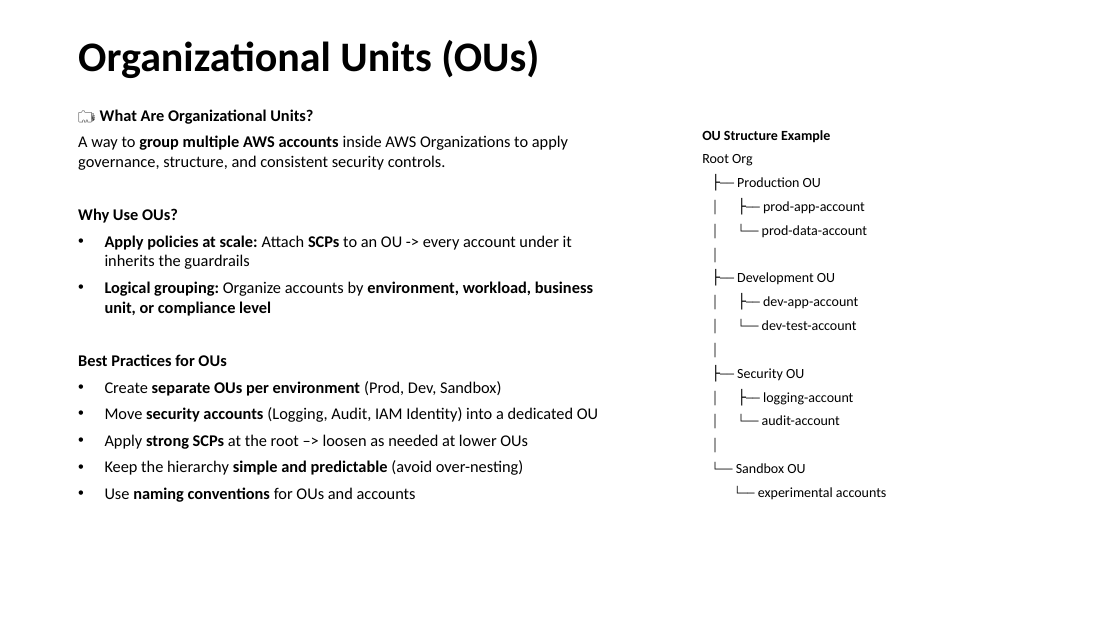
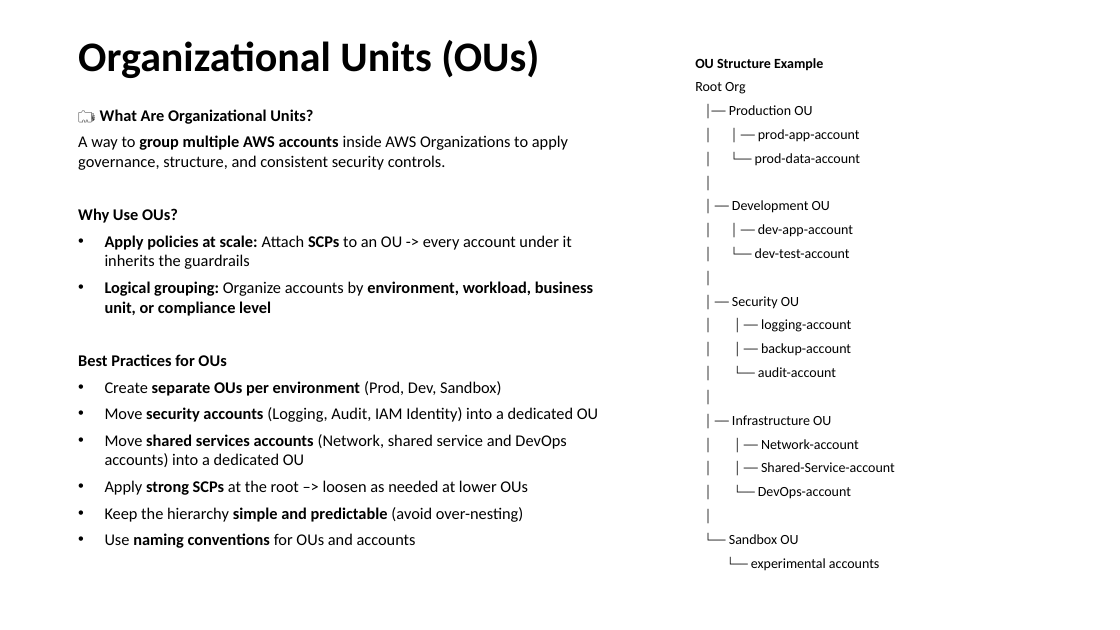
Before and after one commit to Adish786/PPMCAD13, a slide deck: slide 6 of AWS/Multi_Account_Governance&AWS_Control_Tower.pptx. Drawn at 1120x630 pixels with LibreOffice and Linux fonts; fonts in the diff are those of the drawing. Boxes give left, top, right and bottom in pixels: in the first picture for what was removed or moved away, otherwise in the second. Text is boxed around its words. In the diff, an @@ line names an element or a change of style, - is before the commit and + after.

```diff
--- a/AWS/Multi_Account_Governance&AWS_Control_Tower.pptx
+++ b/AWS/Multi_Account_Governance&AWS_Control_Tower.pptx
@@ text "OU Structure Example": place and size @@
-text "OU Structure Example" at (702,130,886,500)
+text "OU Structure Example" at (695,58,895,571)
@@ text at (729,105,860,142): text changed @@
-├── Production OU
-│ ├── prod-app-account
+│── Production OU
+│ │ ── prod-app-account
@@ text at (732,200,853,237): text changed @@
-├── Development OU
-│ ├── dev-app-account
+│ ── Development OU
+│ │ ── dev-app-account
@@ text at (732,296,851,356): text changed @@
-├── Security OU
-│ ├── logging-account
+│ ── Security OU
+│ │ ── logging-account
+│ │ ── backup-account
@@ text at (105,434,566,467): paragraph added @@
+• Move shared services accounts (Network, shared service and DevOps accounts) into a dedicated OU
@@ text at (758,439,895,499): paragraphs added @@
+│
+│ ── Infrastructure OU
+│ │ ── Network-account
+│ │ ── Shared-Service-account
+│ └── DevOps-account
```
Also in this commit, not shown: 9 other slides changed, 13 slides added, 1 other file.
